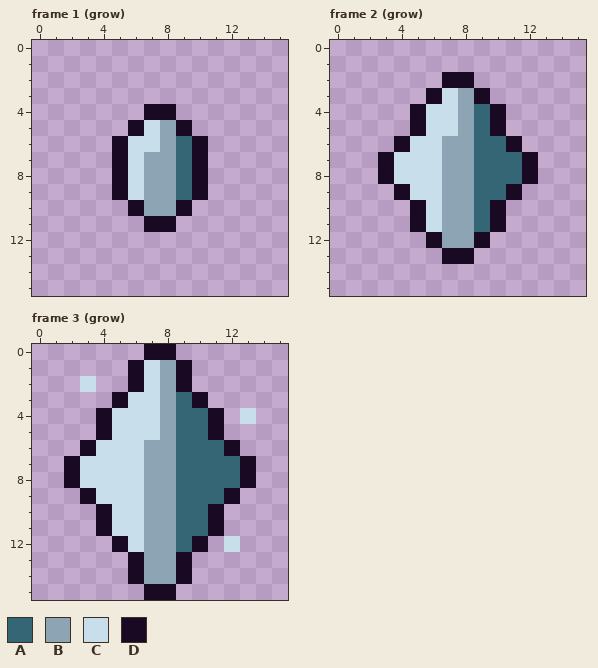
Two versions of one pixel-art file, projects/007_survivors/art/fx_frost.aseprite. Above is the file before it was changed.
16x16 pixels, 3 frames. Shown: frame 1 (grow), frame 2 (grow), frame 3 (grow).
Palette (. is transparent): A #346675  B #8ca4b4  C #c8dfeb  D #190922
Pixels before, frame 1 (grow), first column x 5:
 4 ..DD..
 5 .DCBD.
 6 DCCBAD
 7 DCBBAD
 8 DCBBAD
 9 DCBBAD
10 .DBBD.
11 ..DD..
Pixels before, frame 2 (grow), first column x 3:
 2 ....DD....
 3 ...DCBD...
 4 ..DCCBAD..
 5 ..DCCBAD..
 6 .DCCBBAAD.
 7 DCCCBBAAAD
 8 DCCCBBAAAD
 9 .DCCBBAAD.
10 ..DCBBAD..
11 ..DCBBAD..
12 ...DBBD...
13 ....DD....
Pixels before, frame 3 (grow), first column x 2:
 0 .....DD.....
 1 ....DCBD....
 2 .C..DCBD....
 3 ...DCCBAD...
 4 ..DCCCBAAD.C
 5 ..DCCCBAAD..
 6 .DCCCBBAAAD.
 7 DCCCCBBAAAAD
 8 DCCCCBBAAAAD
 9 .DCCCBBAAAD.
10 ..DCCBBAAD..
11 ..DCCBBAAD..
12 ...DCBBAD.C.
13 ....DBBD....
14 ....DBBD....
15 .....DD.....
And afterwards:
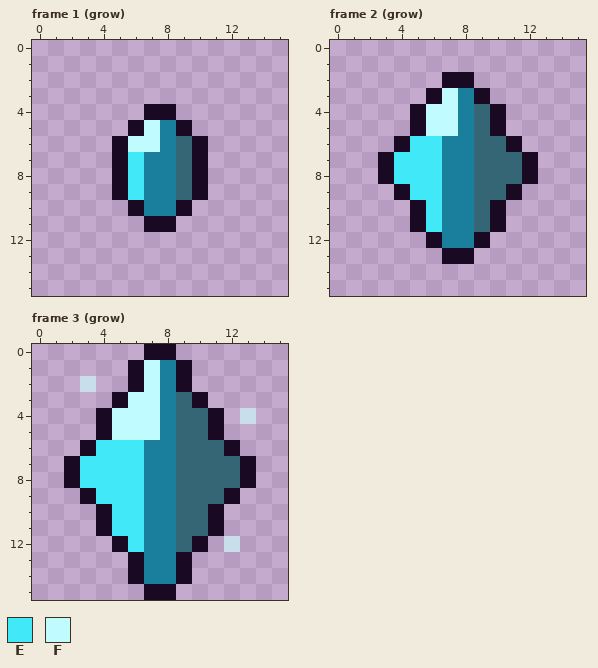
Colours new in this view: E #40e8f8  F #c0fcff
Diff:
colour B: #8ca4b4 -> #1a7f9c
Changed rows in their new state; - is a pixel that keeps its letter.
Frame 1 (grow):
first column x 6:
 5 -F
 6 FF
 7 E-
 8 E-
 9 E-
Frame 2 (grow):
first column x 4:
 3 ---F
 4 --FF
 5 --FF
 6 -EE-
 7 EEE-
 8 EEE-
 9 -EE-
10 --E-
11 --E-
Frame 3 (grow):
first column x 3:
 1 ----F
 2 ----F
 3 ---FF
 4 --FFF
 5 --FFF
 6 -EEE-
 7 EEEE-
 8 EEEE-
 9 -EEE-
10 --EE-
11 --EE-
12 ---E-
Changed places in both pictures, as pixel boxes (x1, y1, x2, y2):
changed: (128, 120, 176, 216)
changed: (394, 88, 474, 248)
changed: (80, 360, 176, 584)
